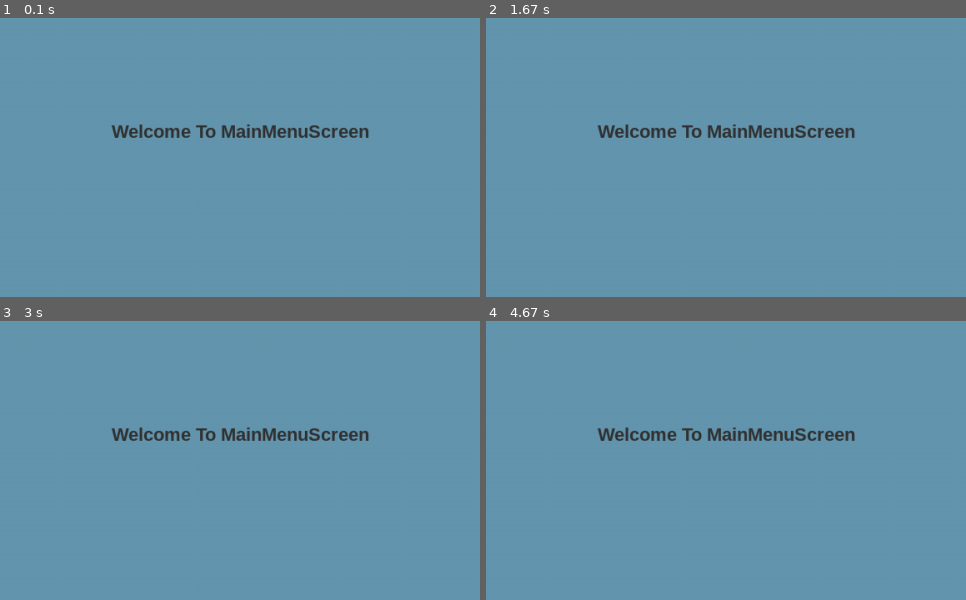
Above: before the commit, frames 1-4 (two rows, left to right).
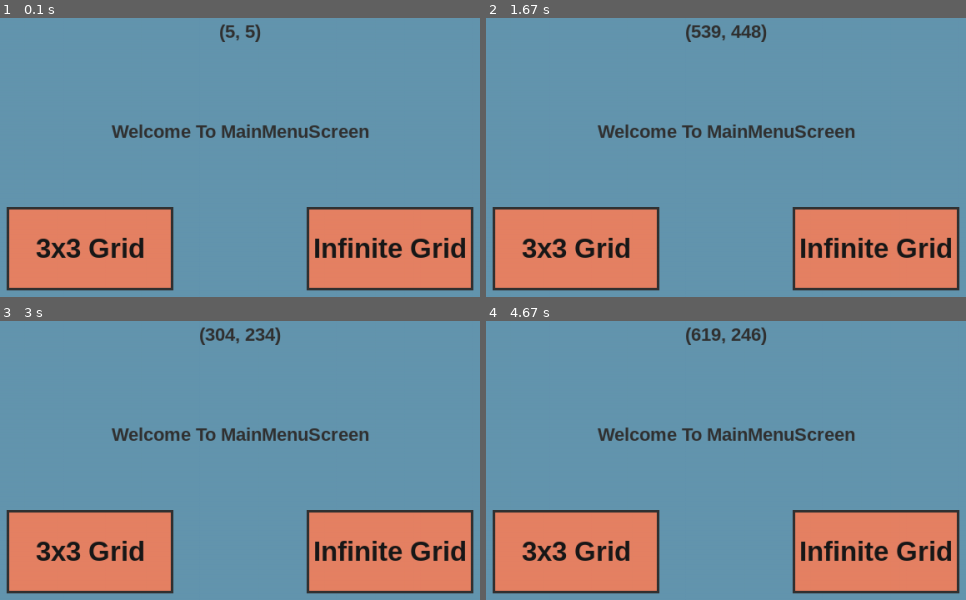
Above: after the commit, the same moments.

Repository: CoDen256/TicTacToe
Game: pygame game, started from app/TicTacToe.py
Two runs of this game, one before a commit and one after it. Both use one fixed random seed, a clock stepped at 60 frames per second and the inputs below.
Inputs (mouse positions are in pixels of both pictures, inside the frame that each line leads up to):
- Up to frame 1 (0.1 s): no input
- Up to frame 2 (1.67 s): click (726, 132) at 0.38 s; press the mouse at (726, 132) at 0.7 s; move the mouse to (778, 157) at 0.8 s; release the mouse at (831, 182) at 0.93 s; press the mouse at (726, 132) at 1.03 s; move the mouse to (706, 207) at 1.13 s; release the mouse at (682, 285) at 1.27 s; click (726, 204) at 1.38 s
- Up to frame 3 (3 s): click (outside the picture) at 1.72 s; press the mouse at (outside the picture) at 2.03 s; move the mouse to (outside the picture) at 2.13 s; release the mouse at (432, 329) at 2.27 s; press the mouse at (outside the picture) at 2.37 s; move the mouse to (outside the picture) at 2.47 s; release the mouse at (outside the picture) at 2.6 s; press the mouse at (outside the picture) at 2.7 s; move the mouse to (outside the picture) at 2.8 s; release the mouse at (43, 329) at 2.93 s
- Up to frame 4 (4.67 s): press the mouse at (outside the picture) at 3.03 s; move the mouse to (514, 446) at 3.13 s; release the mouse at (outside the picture) at 3.27 s; press the mouse at (outside the picture) at 3.37 s; move the mouse to (562, 360) at 3.47 s; release the mouse at (548, 480) at 3.6 s; press the mouse at (outside the picture) at 3.7 s; move the mouse to (793, 407) at 3.8 s; release the mouse at (outside the picture) at 3.93 s; press the mouse at (outside the picture) at 4.03 s; move the mouse to (outside the picture) at 4.13 s; release the mouse at (outside the picture) at 4.27 s; click (793, 340) at 4.38 s

The runs differ from the first frame. In frame 1, 21% of the frame differs, in the area x 1-99%, y 2-98%; in frame 2, 22%; in frame 3, 22%; in frame 4, 22%.

Commit message:
Mouse and Button handling and pressing are added

Diff:
--- /dev/null
+++ b/app/Mouse.py
@@ -0,0 +1,31 @@
+import pygame
+
+
+class Mouse(pygame.sprite.Sprite):
+    def __init__(self):
+        super().__init__()
+
+        self.surface = pygame.Surface((1, 1))
+        self.rect = self.surface.get_rect()
+        self.pressed = False
+
+    def on_button_down(self):
+        self.pressed = True
+
+    def on_button_up(self):
+        self.pressed = False
+
+    def update(self):
+        self.rect.center = pygame.mouse.get_pos()
+
+    @property
+    def position(self):
+        return self.rect.center
+
+    @property
+    def x(self):
+        return self.position[0]
+
+    @property
+    def y(self):
+        return self.position[1]
--- a/app/TicTacToe.py
+++ b/app/TicTacToe.py
@@ -7,7 +7,7 @@
 class TicTacToe:
 
     def __init__(self, w, h):
-        self.size = self.w, self.h = w, h
+        self.size = self.width, self.height = self.w, self.h = w, h
         self.window = pygame.display.set_mode(self.size)
         self.current_screen = None
         self.mainloop = None
@@ -27,7 +27,7 @@
             self.current_screen.update()
             self.current_screen.render()
 
-    def change_screen(self, screen):
+    def set(self, screen):
         self.mainloop = False
         self.run(screen)
 
--- /dev/null
+++ b/app/buttons/Button.py
@@ -0,0 +1,51 @@
+import pygame
+import pygame.gfxdraw
+from utils import *
+
+
+class Button(pygame.sprite.Sprite):
+    def __init__(self, position, size, color, text, text_color=(25, 25, 25), text_size=30, on_click=None):
+        self.position = self.x, self.y = position
+        self.size = self.width, self.height = size
+        self.color = color
+
+        self.text = text
+        self.text_color = text_color
+        self.text_size = text_size
+
+        self.image = pygame.Surface(size)
+
+        self.rect = self.image.get_rect()
+        self.rect.center = position
+
+        self.on_click = on_click
+
+    def update(self, mouse):
+        self.draw_borders(mouse)
+
+        if self.hover(mouse):
+            self.check_pressing(mouse)
+
+    def render(self, surface):
+        surface.blit(self.image, (self.x-self.width//2, self.y-self.height//2))
+
+        self.image.fill(self.color)
+
+
+        toast(self.image, self.text, self.text_size, self.text_color,
+              self.width/2, self.height/2)
+
+    def check_pressing(self, mouse):
+        if mouse.pressed and not self.active:
+            self.on_click()
+
+    def draw_borders(self, mouse):
+        if self.hover(mouse):
+            pygame.draw.rect(self.image, (250, 250, 250),
+                             [1.5, 1.5, self.width-1.5, self.height-1.5], 3)
+        else:
+            pygame.draw.rect(self.image, (50, 50, 50),
+                             [0, 0, self.width, self.height], 3)
+
+    def hover(self, mouse):
+        return pygame.sprite.collide_rect(mouse, self)
--- a/app/grids/ExpandableGrid.py
+++ b/app/grids/ExpandableGrid.py
@@ -29,10 +29,11 @@
         if event.type == pygame.MOUSEBUTTONUP:
             if event.button == 1:
 
-                self.dragged = False
-                self.full_delta = self.first[0] - pygame.mouse.get_pos()[0], self.first[1] - pygame.mouse.get_pos()[1]
+                if self.dragged:
+                    self.dragged = False
+                    self.full_delta = self.first[0] - pygame.mouse.get_pos()[0], self.first[1] - pygame.mouse.get_pos()[1]
 
-                self.last_pressed = None
+                    self.last_pressed = None
 
     def update(self):
         if self.dragged:
--- a/app/screens/GameScreen.py
+++ b/app/screens/GameScreen.py
@@ -40,9 +40,6 @@
 
             if e.type == pygame.KEYDOWN:
                 if e.key == pygame.K_ESCAPE:
-                    self.game.quit()
-
-                if e.key == pygame.K_SPACE:
                     self.game.change_screen(self.game.screen("MainMenuScreen")(self.game))
 
     def update(self):
--- a/app/screens/MainMenuScreen.py
+++ b/app/screens/MainMenuScreen.py
@@ -1,6 +1,8 @@
 import pygame
 
 from utils import *
+from Mouse import Mouse
+from buttons.Button import Button
 
 
 class MainMenuScreen:
@@ -10,28 +12,57 @@
     def create(self):
         self.surface = pygame.Surface(self.game.size)
 
+        self.mouse = Mouse()
+        self.button_3x3 = Button(
+                            position=(self.game.w/3, 500),
+                            size=(200, 100),
+                            color=(230, 130, 100),
+                            text="3x3 Grid",
+                            on_click=lambda: self.game.set(self.game.screen("GameScreen")(self.game, 0)))
+
+        self.button_inf = Button(
+                            position=(self.game.w*2/3, 500),
+                            size=(200, 100),
+                            color=(230, 130, 100),
+                            text="Infinite Grid",
+                            on_click=lambda: self.game.set(self.game.screen("GameScreen")(self.game, 1)))
+
     def handle_input(self):
         for e in pygame.event.get():
             if e.type == pygame.QUIT:
                 self.game.quit()
+
+            if e.type == pygame.MOUSEBUTTONDOWN:
+                self.mouse.on_button_down()
+
+            if e.type == pygame.MOUSEBUTTONUP:
+                self.mouse.on_button_up()
 
             if e.type == pygame.KEYDOWN:
                 if e.key == pygame.K_ESCAPE:
                     self.game.quit()
 
                 if e.key == pygame.K_0:
-                    self.game.change_screen(self.game.screen("GameScreen")(self.game, 0))
+                    self.game.set(self.game.screen("GameScreen")(self.game, 0))
                 if e.key == pygame.K_1:
-                    self.game.change_screen(self.game.screen("GameScreen")(self.game, 1))
+                    self.game.set(self.game.screen("GameScreen")(self.game, 1))
 
     def update(self):
-        pass
+        self.mouse.update()
+        self.button_inf.update(self.mouse)
+        self.button_3x3.update(self.mouse)
 
     def render(self):
         self.game.window.blit(self.surface, (0, 0))
         self.surface.fill((100, 150, 175))
 
+        self.button_inf.render(self.surface)
+        self.button_3x3.render(self.surface)
+
         toast(self.surface, "Welcome To MainMenuScreen", 20, (50, 50, 50),
               self.game.w/2, self.game.h/2)
 
+        toast(self.surface, str(self.mouse.position), 20, (50, 50, 50),
+              self.game.w/2, self.game.h/3)
+
         pygame.display.flip()
